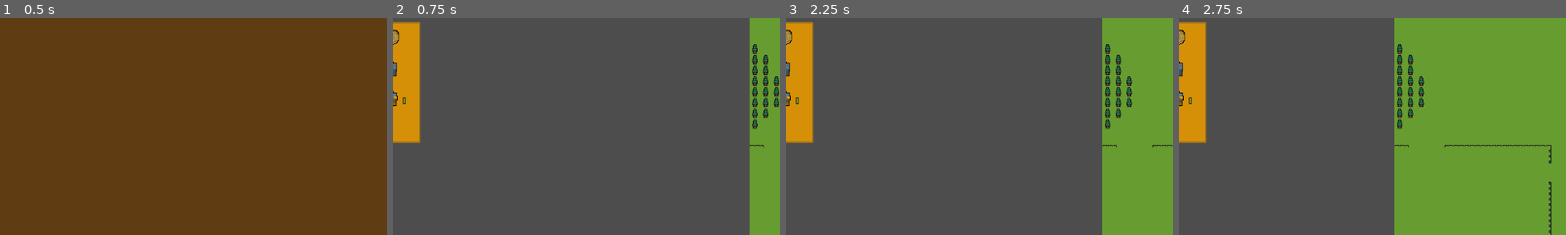
Above: before the commit, frames 1-4 (left to right).
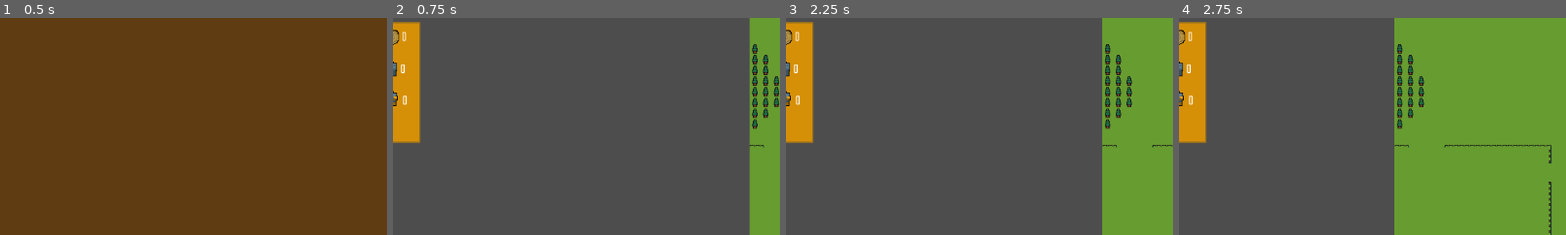
Above: after the commit, the same moments.

Repository: AndreastiUia/BachelorProject
Game: Godot game, scene res://Scenes/menu.tscn
Same seed, same stepped clock (60 frames per second), same inputs: the game is played once before the commit and once after it. The engine's default icon, where the game draws it, is replaced by a stand-in: a white triangle on a blue panel in a dark square.
Inputs (mouse positions are % of the whole screen's width and height, from its top left):
- Up to frame 1 (0.5 s): no input
- Up to frame 2 (0.75 s): click "Start" at 0.5 s
- Up to frame 3 (2.25 s): click "Temp Button Spawn" at 1.25 s; tap Enter at 2 s; move the mouse to (72, 45) at 2.02 s; press the mouse at (72, 45) at 2.03 s; hold Right (ui_right) from 2.03 s (still down)
- Up to frame 4 (2.75 s): keep holding Right (ui_right)
The pictures show only the part of the screen within x 3-53%, y 0-50%; the shares and areas given below are measured in that part.

Frame 1 is identical in both runs. In frame 2, 0.1% of the frame differs, in the area x 2-4%, y 6-41%; in frame 3, 0.1%; in frame 4, 0.1%.

Commit message:
Fixed resource count style

Diff:
--- a/Scenes/World.tscn
+++ b/Scenes/World.tscn
@@ -192,6 +192,36 @@
 scale = Vector2(0.0523437, 0.0492188)
 texture = ExtResource("8_12uut")
 
+[node name="Wood_Label" type="Label" parent="Camera2D/GUI/SideGUI"]
+layout_mode = 1
+anchors_preset = 15
+anchor_right = 1.0
+anchor_bottom = 1.0
+offset_left = 47.0
+offset_top = 16.0
+offset_right = -3.99999
+offset_bottom = -149.0
+grow_horizontal = 2
+grow_vertical = 2
+theme_override_fonts/font = ExtResource("5_mai7t")
+theme_override_font_sizes/font_size = 20
+text = "0"
+
+[node name="Stone_Label" type="Label" parent="Camera2D/GUI/SideGUI"]
+layout_mode = 1
+anchors_preset = 15
+anchor_right = 1.0
+anchor_bottom = 1.0
+offset_left = 45.0
+offset_top = 64.0
+offset_right = -5.99999
+offset_bottom = -101.0
+grow_horizontal = 2
+grow_vertical = 2
+theme_override_fonts/font = ExtResource("5_mai7t")
+theme_override_font_sizes/font_size = 20
+text = "0"
+
 [node name="Gold_Label" type="Label" parent="Camera2D/GUI/SideGUI"]
 layout_mode = 1
 anchors_preset = 15
@@ -203,8 +233,8 @@
 offset_bottom = -54.0
 grow_horizontal = 2
 grow_vertical = 2
-theme_override_colors/font_color = Color(0, 0, 0, 1)
-theme_override_colors/font_shadow_color = Color(0.627451, 0.65098, 0.137255, 1)
-theme_override_fonts/font = ExtResource("5_mai7t")
+theme_override_fonts/font = ExtResource("5_mai7t")
+theme_override_font_sizes/font_size = 20
+text = "0"
 
 [connection signal="pressed" from="Camera2D/GUI/BottomGUI/Temp_Button" to="." method="_on_temp_button_pressed"]
--- a/Scripts/world.gd
+++ b/Scripts/world.gd
@@ -12,6 +12,8 @@
 func _process(delta):
 
 	get_node("Camera2D/GUI/SideGUI/Gold_Label").text = str(Global.base_gold)
+	get_node("Camera2D/GUI/SideGUI/Wood_Label").text = str(Global.base_wood)
+	get_node("Camera2D/GUI/SideGUI/Stone_Label").text = str(Global.base_stone)
 
 
 func _on_temp_button_pressed():
